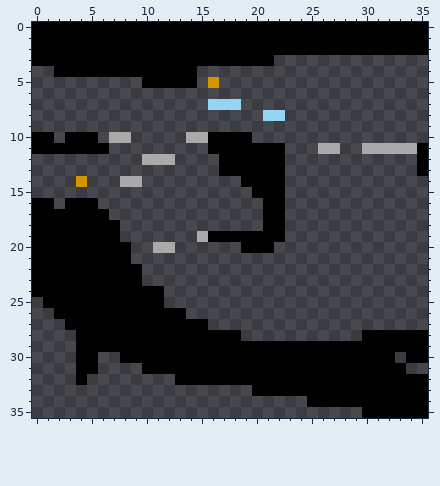
Two versions of one pixel-art sprite, AridArnold/Content/Campaigns/MainCampaign/Hub/0603.png. Above, as it was before the edit.
The file is 36x36 pixels.
The result:
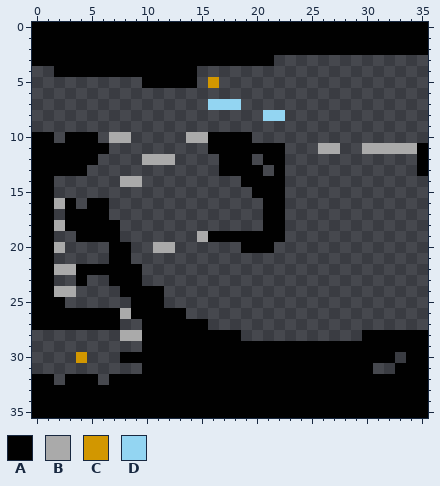
Palette (. is transparent): A #010101  B #aaaaaa  C #d39700fe  D #93d5f2
Change:
Colour A is added in row 12 at x 0 to 5; in row 13 at x 0 to 4; in rows 14 to 15 at x 0 to 1; in row 16 at x 6; in row 25 at x 0; in row 26 at x 0 to 1.
Colour A is added in row 27 at x 0 to 2; in row 31 at x 34 to 35; in row 32 at x 0 to 1, 3, 5 and 7 to 12; in row 33 at x 0 to 19; in row 34 at x 0 to 24; in row 35 at x 0 to 29.
Colour B is added in row 16 at x 2.
Colour B replaces colour A in row 18 at x 2; in row 20 at x 2; in row 22 at x 2 to 3; in row 24 at x 2 to 3; in row 26 at x 8; in row 28 at x 8 to 9.
Colour C replaces colour A in row 30 at x 4.
The author cleared colour A in row 12 at x 20; in row 13 at x 21; in row 16 at x 4; in row 17 at x 2; in row 19 at x 2 to 3; in row 20 at x 3 to 6.
The author cleared colour A in row 21 at x 2 to 6; in row 23 at x 2 to 3 and 5 to 6; in row 24 at x 4 to 7; in row 25 at x 3 to 8; in row 27 at x 8 to 9; in row 28 at x 4 to 7.
The author cleared colour A in row 29 at x 4 to 9; in row 30 at x 5; in row 31 at x 4 to 5 and 31 to 32.
The author cleared colour C in row 14 at x 4.
